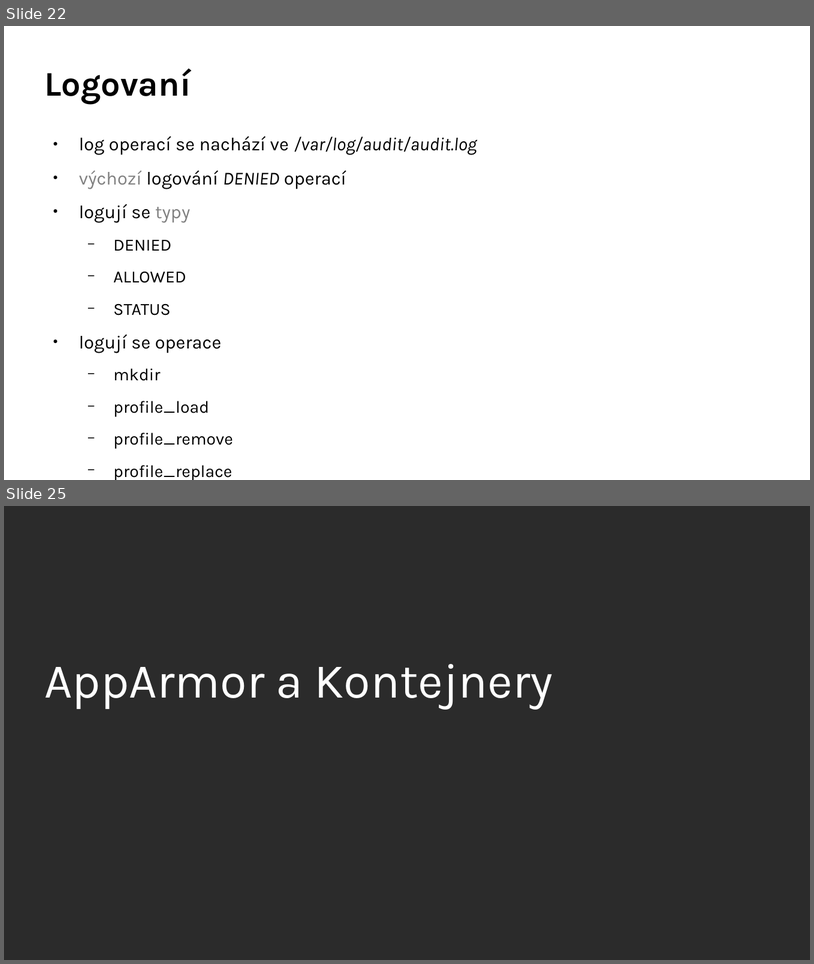
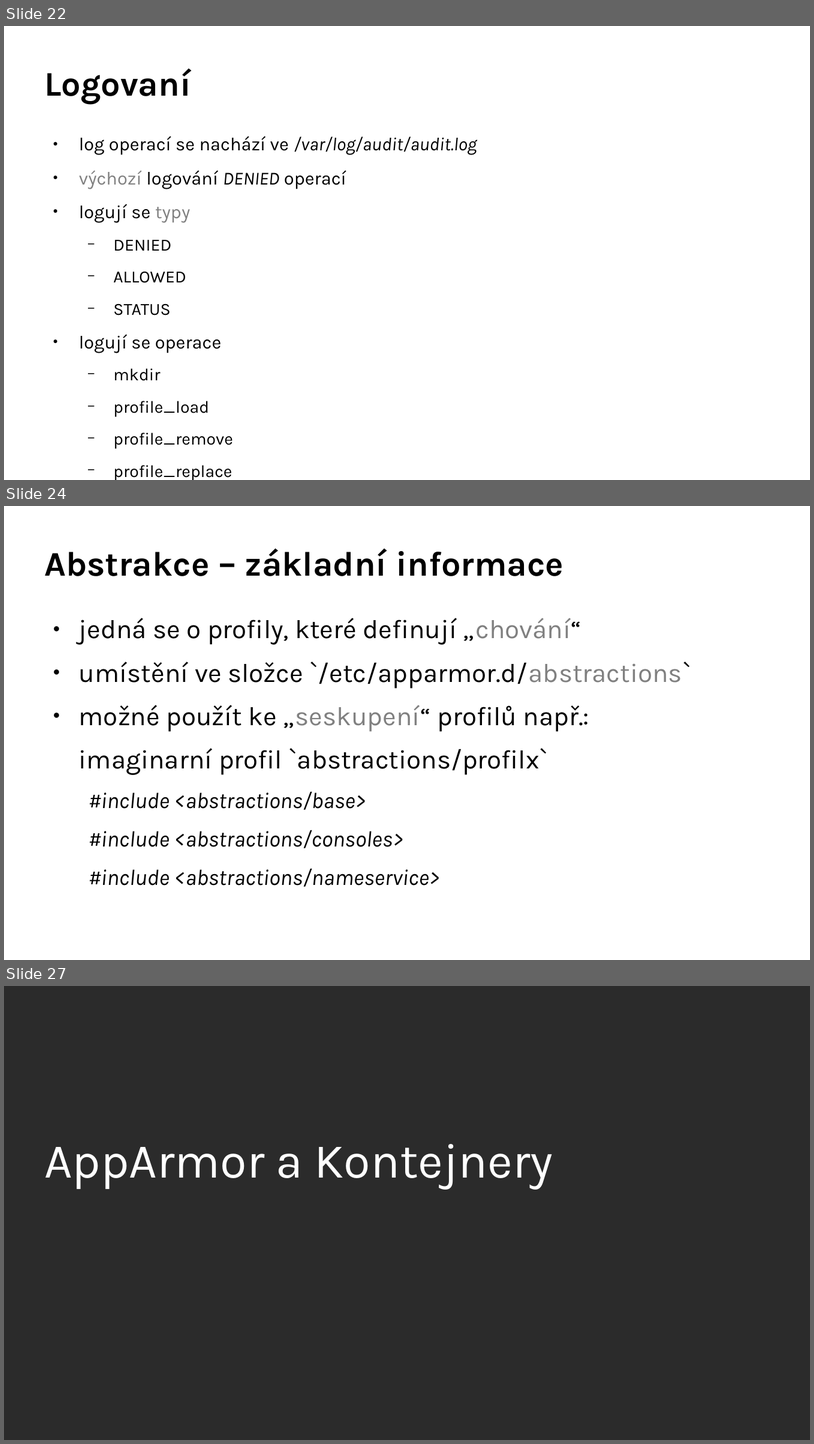
Before and after one commit to djz88/docs, a slide deck: apparmor/apparmor_openalt2017_extended.odp. Shown one above the other, each under a label of ours: slides 22 and 25 before the commit, slides 22, 24 and 27 after it; the slides between them are not shown. The pictures are 814x964 and 814x1444 pixels, drawn with LibreOffice and Linux fonts; fonts in the diff are those of the drawing; background and template pictures are left out; a plain dark background stands for a picture behind light text. Boxes give left, top, right and bottom in pixels: in the first picture for what was removed or moved away, otherwise in the second. Text is boxed around its words. In the diff, an @@ line names an element or a change of style, - is before the commit and + after.

Commit message:
apparmor exended v.0.2

```diff
--- a/apparmor/apparmor_openalt2017_extended.odp
+++ b/apparmor/apparmor_openalt2017_extended.odp
@@ slide 24 added at (4,506,810,960), background #FFFFFF @@
@@ title added at (44,548,564,576), 34 pt, text #000000, bold @@
+Abstrakce – základní informace
@@ text added at (79,618,691,886), 26 pt, text #000000 @@
+● jedná se o profily, které definují „chování“
+● umístění ve složce `/etc/apparmor.d/abstractions`
+● možné použít ke „seskupení“ profilů např.:
+imaginarní profil `abstractions/profilx`
+#include <abstractions/base>
+#include <abstractions/consoles>
+#include <abstractions/nameservice>
@@ what was slide 25 is now slide 27 @@
```
Also in this commit, not shown: 3 slides changed, 7 other slides added, 1 slide removed.
